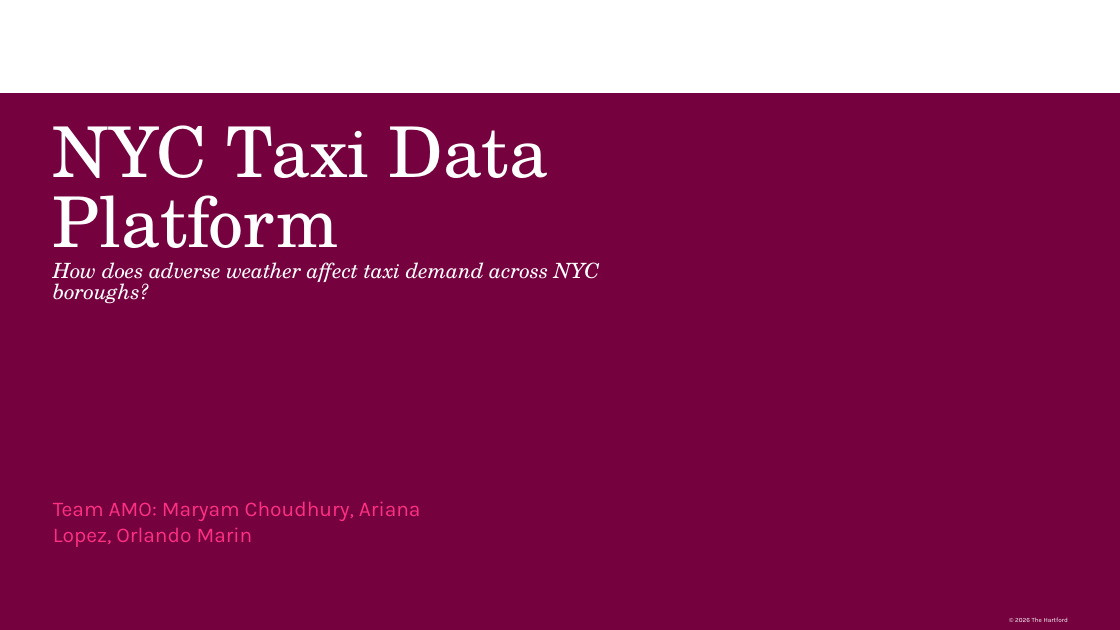
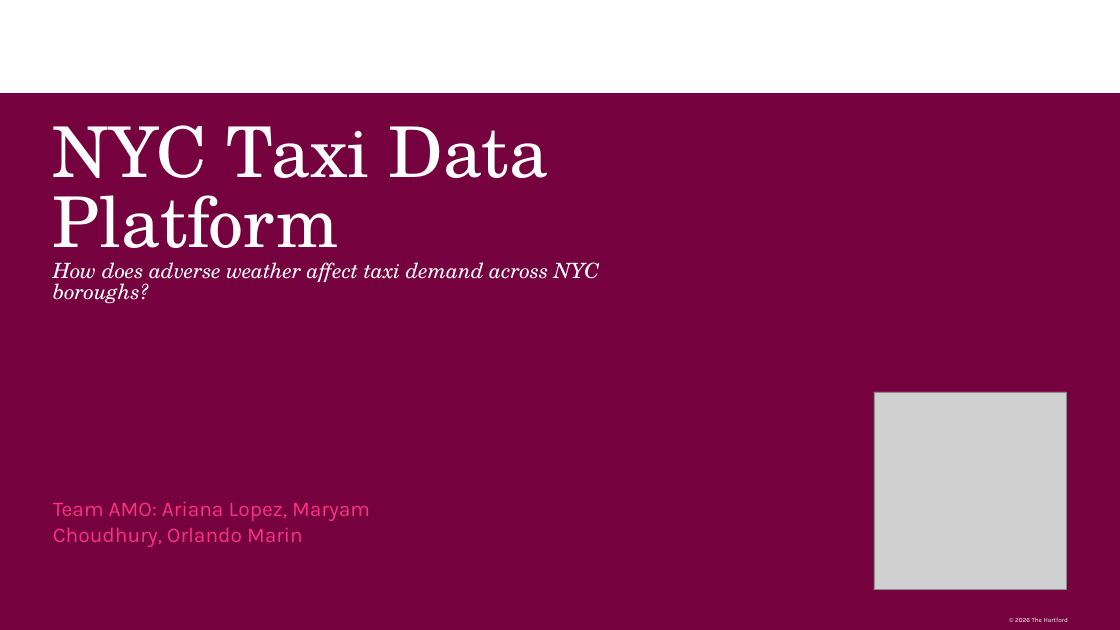
Before and after one commit to orlandojmarin/nyc-taxi-capstone, a slide deck: slide 1 of docs/Capstone_Presentation.pptx. Drawn at 1120x630 pixels with LibreOffice and Linux fonts; fonts in the diff are those of the drawing; grey boxes stand for pictures; background and template pictures are left out. Boxes give left, top, right and bottom in pixels: in the first picture for what was removed or moved away, otherwise in the second. Text is boxed around its words. In the diff, an @@ line names an element or a change of style, - is before the commit and + after.

```diff
--- a/docs/Capstone_Presentation.pptx
+++ b/docs/Capstone_Presentation.pptx
@@ picture added at <box>874,392,1066,591</box> @@
@@ subtitle at <box>53,501,370,547</box>: text changed @@
-Team AMO: Maryam Choudhury, Ariana Lopez, Orlando Marin
+Team AMO: Ariana Lopez, Maryam Choudhury, Orlando Marin
```
Also in this commit, not shown: 8 other slides changed, 7 slides added, 2 slides removed, 3 other files.
